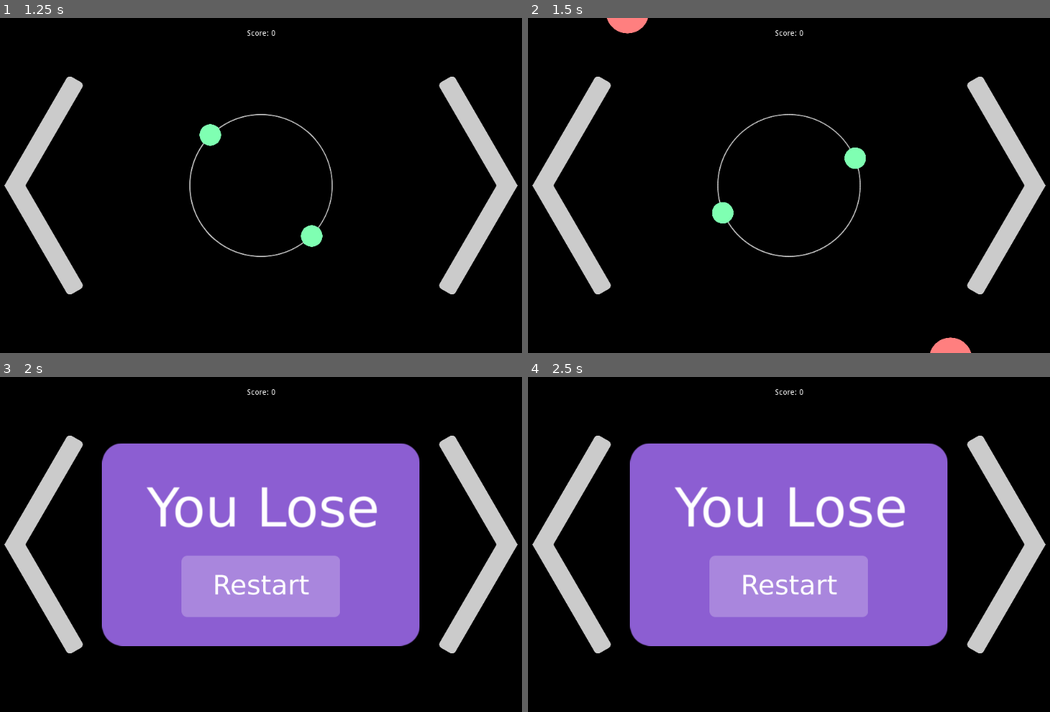
Above: before the commit, frames 1-4 (two rows, left to right).
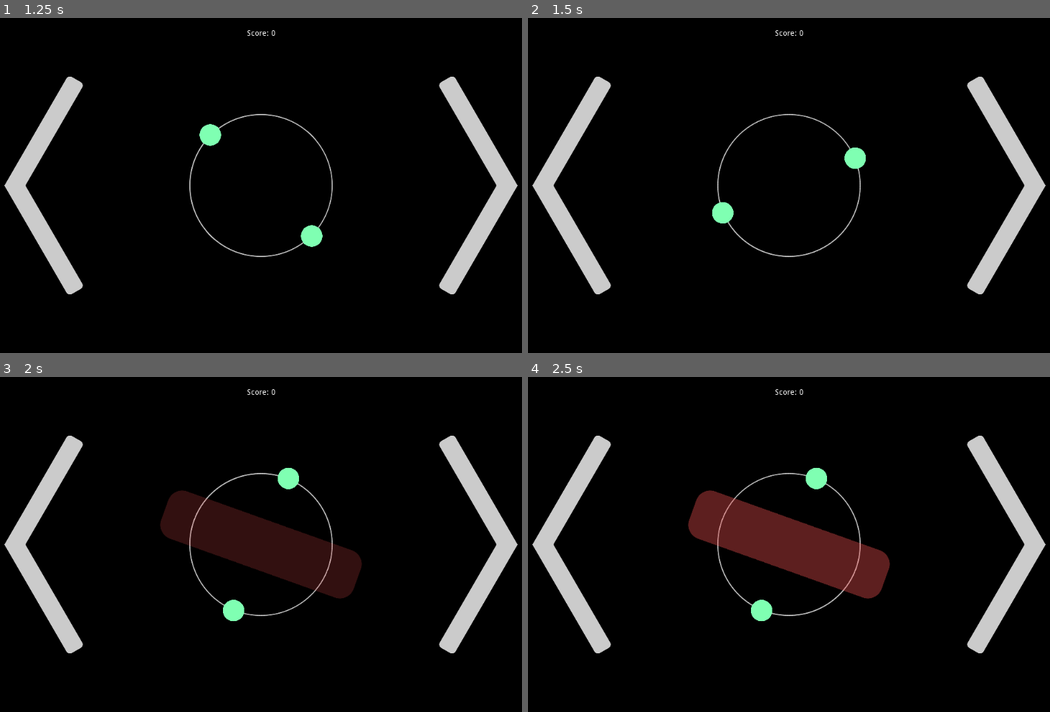
Above: after the commit, the same moments.

Repository: SamaStolbanutost/balls-n-shields
Game: Godot game, scene res://scenes/gameplay.tscn
Same seed, same stepped clock (60 frames per second), same inputs: the game is played once before the commit and once after it.
Inputs:
- Up to frame 1 (1.25 s): tap Enter at 0.5 s; hold Right (ui_right) from 0.53 s (still down)
- Up to frame 2 (1.5 s): release Right (ui_right) at 1.28 s; hold Left (ui_left) from 1.28 s (still down)
- Up to frame 3 (2 s): keep holding Left (ui_left)
- Up to frame 4 (2.5 s): release Left (ui_left) at 2.03 s; hold Right (ui_right) from 2.03 s (still down)

Frame 1 is identical in both runs. In frame 2, 0.5% of the frame differs, in the area x 15-85%, y 0-100%; in frame 3, 37%, in the area x 19-81%, y 19-81%; in frame 4, 37%.

Commit message:
Re-worked Gameplay

Diff:
--- a/chars/balls.tscn
+++ b/chars/balls.tscn
@@ -1,40 +1,22 @@
-[gd_scene load_steps=5 format=2]
+[gd_scene load_steps=4 format=2]
 
-[ext_resource path="res://sprites/ball.png" type="Texture" id=1]
+[ext_resource path="res://sprites/laser.png" type="Texture" id=1]
 [ext_resource path="res://scripts/balls.gd" type="Script" id=2]
 
-[sub_resource type="CircleShape2D" id=1]
-radius = 38.0
-
-[sub_resource type="CircleShape2D" id=2]
-radius = 38.0
+[sub_resource type="RectangleShape2D" id=1]
+extents = Vector2( 75, 305 )
 
 [node name="balls" type="Node2D"]
+scale = Vector2( 0.6, 0.6 )
 script = ExtResource( 2 )
 
-[node name="ball" type="KinematicBody2D" parent="."]
-position = Vector2( 0, 256 )
+[node name="laser" type="KinematicBody2D" parent="."]
 
-[node name="ball_sprite" type="Sprite" parent="ball"]
-scale = Vector2( 0.15, 0.15 )
+[node name="laser_sprite" type="Sprite" parent="laser"]
+scale = Vector2( 0.5, 0.5 )
 texture = ExtResource( 1 )
 
-[node name="ball_collision" type="Area2D" parent="ball"]
+[node name="laser_collision" type="Area2D" parent="laser"]
 
-[node name="CollisionShape2D" type="CollisionShape2D" parent="ball/ball_collision"]
+[node name="CollisionShape2D" type="CollisionShape2D" parent="laser/laser_collision"]
 shape = SubResource( 1 )
-
-[node name="another_ball" type="KinematicBody2D" parent="."]
-position = Vector2( 0, -256 )
-
-[node name="ball_sprite" type="Sprite" parent="another_ball"]
-scale = Vector2( 0.15, 0.15 )
-texture = ExtResource( 1 )
-
-[node name="another_collision" type="Area2D" parent="another_ball"]
-
-[node name="CollisionShape2D" type="CollisionShape2D" parent="another_ball/another_collision"]
-shape = SubResource( 2 )
-
-[connection signal="area_entered" from="ball/ball_collision" to="." method="area_entered"]
-[connection signal="body_entered" from="ball/ball_collision" to="." method="body_collision"]
--- a/chars/player.tscn
+++ b/chars/player.tscn
@@ -13,6 +13,7 @@
 scale = Vector2( 0.5, 0.5 )
 
 [node name="orbite" type="Sprite" parent="."]
+z_index = -2
 texture = ExtResource( 1 )
 
 [node name="shield_body" type="KinematicBody2D" parent="."]
--- a/default_env.tres
+++ b/default_env.tres
@@ -5,3 +5,6 @@
 [resource]
 background_mode = 2
 background_sky = SubResource( 1 )
+ssao_light_affect = 0.1
+glow_enabled = true
+glow_hdr_threshold = 4.0
--- a/project.godot
+++ b/project.godot
@@ -31,4 +31,5 @@
 
 [rendering]
 
+quality/filters/msaa=3
 environment/default_environment="res://default_env.tres"
--- a/scenes/gameplay.tscn
+++ b/scenes/gameplay.tscn
@@ -22,6 +22,7 @@
 [node name="backgroud" type="Sprite" parent="."]
 position = Vector2( 512, 300 )
 scale = Vector2( 10, 10 )
+z_index = -99
 texture = ExtResource( 10 )
 
 [node name="player" parent="." instance=ExtResource( 1 )]
--- a/scripts/balls.gd
+++ b/scripts/balls.gd
@@ -2,24 +2,23 @@
 
 var movespeed = 1200
 var random_number = rand_range(0.0, 360.0)
+var timer = 0.0
 
 func _ready():
+	$".".modulate.a = 0
 	randomize()
-	$"ball".transform.origin.y *= 4.0
-	$"another_ball".transform.origin.y *= 4.0
 	$".".global_position = $"../balls_generator".global_position
 	$".".rotation_degrees = random_number
 
 func _physics_process(delta):
-	$"ball".transform.origin.y -= delta * movespeed
-	$"another_ball".transform.origin.y += delta * movespeed
-
-# warning-ignore:unused_argument
-func area_entered(area):
-	global.score += 1
-	$".".queue_free()
-
-func body_collision(body):
-	global._game = false
-	$"../lose".visible = true
-	$".".queue_free()
+	timer += delta
+	if timer <= 0.75:
+		$".".modulate.a = timer / 2
+	if timer >= 1.5:
+		if $laser/laser_collision.get_overlapping_bodies() != []:
+			global._game = false
+			$"../lose".visible = true
+			$".".queue_free()
+		else:
+			global.score += 1
+			$".".queue_free()
--- a/scripts/balls_generator.gd
+++ b/scripts/balls_generator.gd
@@ -8,6 +8,6 @@
 	if global._game:
 		balls = preload_balls.instance()
 		timer += delta
-		if timer >= 1:
+		if timer >= 1.6:
 			get_parent().add_child(balls)
 			timer = 0
Not shown, changed: export_presets.cfg
Binary file added: sprites/laser.png
Not shown, added: sprites/laser.png.import
Not shown, added: export/android/bns-build-alpha0.0.3-arm.apk
Not shown, added: export/android/bns-build-alpha0.0.3-arm.apk.idsig
